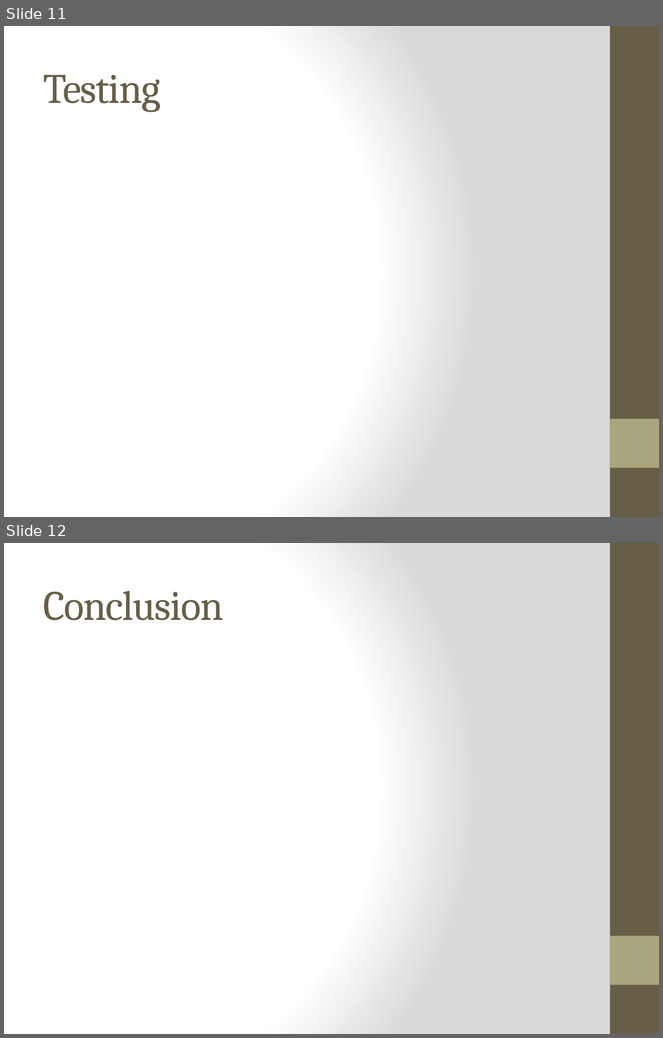
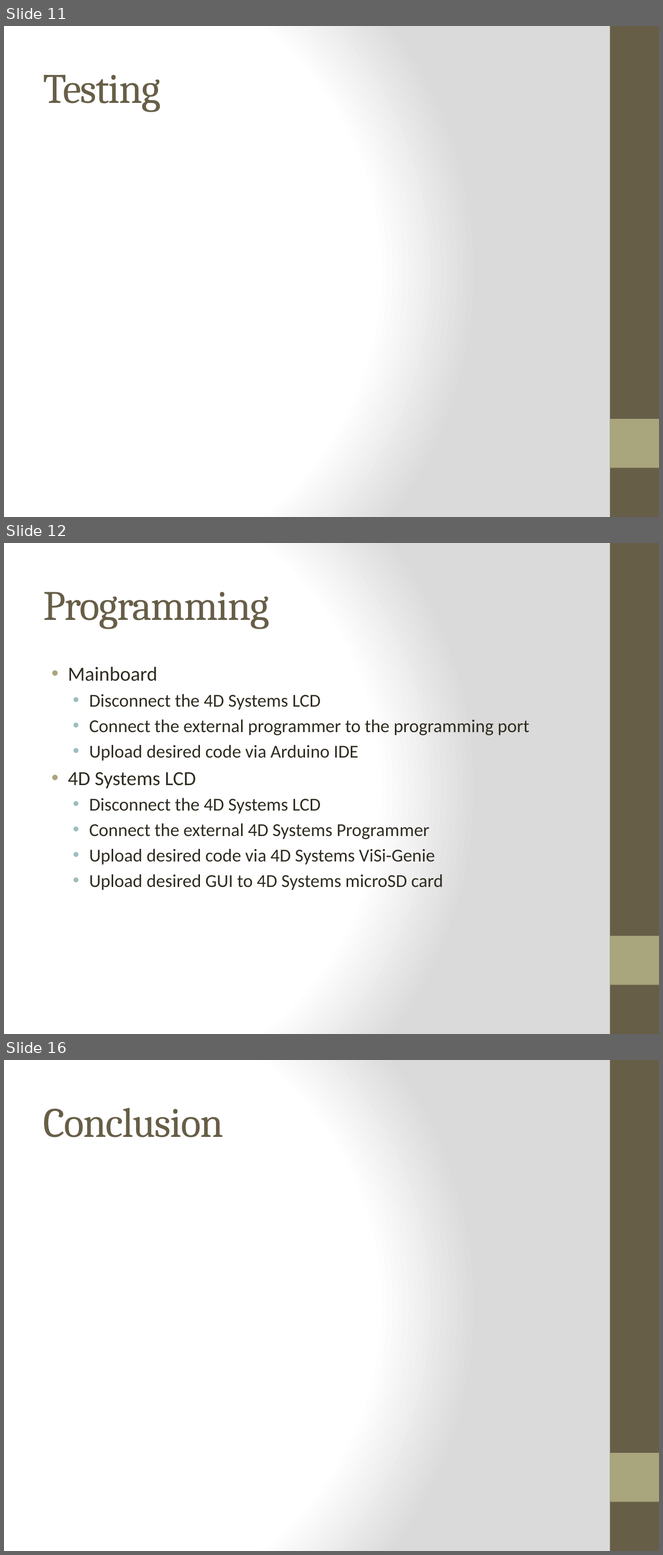
Before and after one commit to noahterickson/DigitalDash, a slide deck: Documentation/Capstone Documents/Presentation/finalPresentation.pptx. Shown one above the other, each under a label of ours: slides 11 and 12 before the commit, slides 11, 12 and 16 after it; the slides between them are not shown. The pictures are 663x1038 and 663x1555 pixels, drawn with LibreOffice and Linux fonts; fonts in the diff are those of the drawing. Boxes give left, top, right and bottom in pixels: in the first picture for what was removed or moved away, otherwise in the second. Text is boxed around its words. In the diff, an @@ line names an element or a change of style, - is before the commit and + after.

```diff
--- a/Documentation/Capstone Documents/Presentation/finalPresentation.pptx
+++ b/Documentation/Capstone Documents/Presentation/finalPresentation.pptx
@@ slide 12 added at (x1=4, y1=543, x2=659, y2=1034), background gradient #FFFFFF to #DADADA; not listed: 2 template elements that a slide beside it also shows @@
@@ title added at (x1=44, y1=592, x2=270, y2=629), 46 pt, text #675E47 @@
+Programming
@@ text added at (x1=68, y1=667, x2=530, y2=890), 20 pt, text #2F2B20 @@
+• Mainboard
+  • Disconnect the 4D Systems LCD
+  • Connect the external programmer to the programming port
+  • Upload desired code via Arduino IDE
+• 4D Systems LCD
+  • Disconnect the 4D Systems LCD
+  • Connect the external 4D Systems Programmer
+  • Upload desired code via 4D Systems ViSi-Genie
+  • Upload desired GUI to 4D Systems microSD card
@@ what was slide 12 is now slide 16 @@
```
Also in this commit, not shown: 4 slides changed, 5 other slides added, 2 slides removed.
